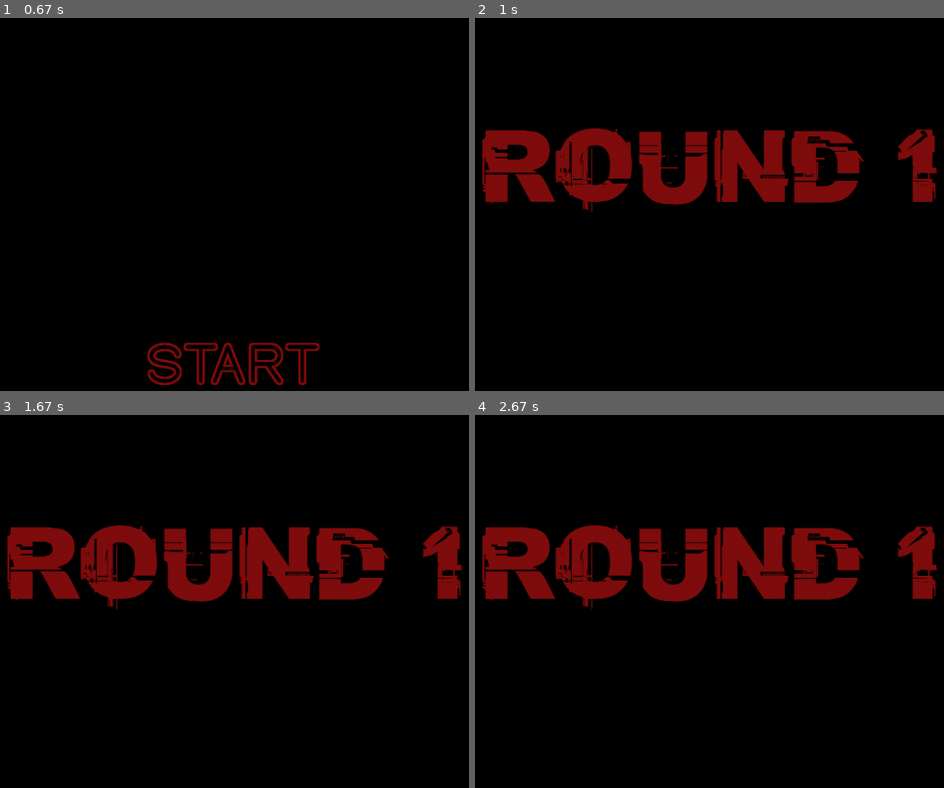
Above: before the commit, frames 1-4 (two rows, left to right).
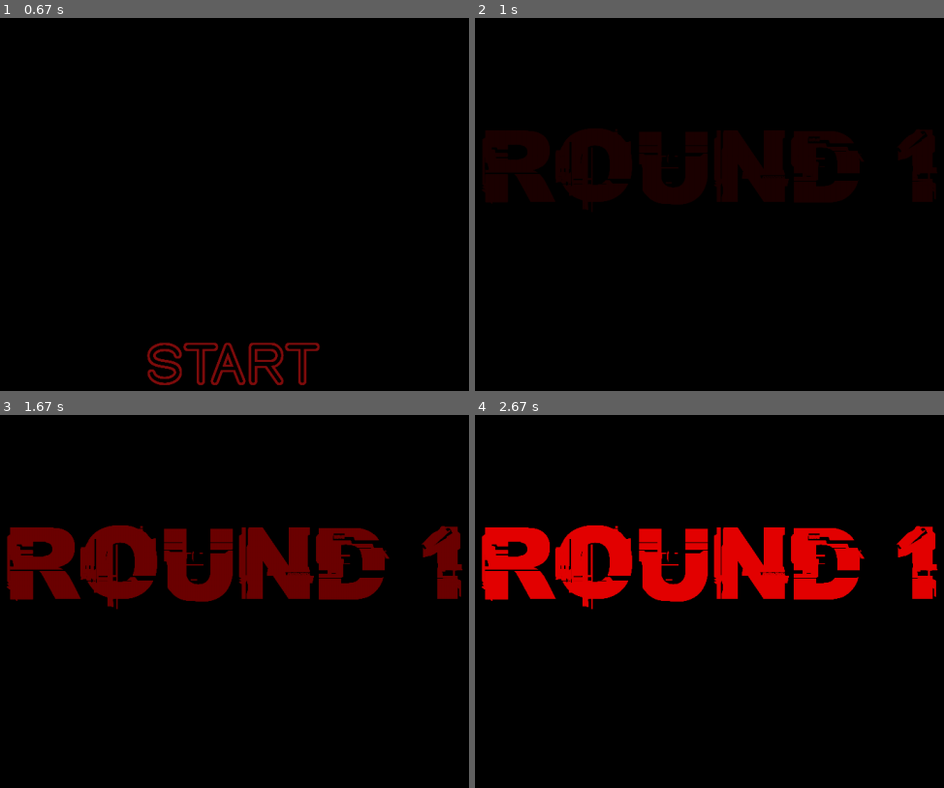
Above: after the commit, the same moments.

Repository: andrebtw/pygamegame
Game: pygame game, started from main.py
Same seed, same stepped clock (60 frames per second), same inputs: the game is played once before the commit and once after it.
Inputs (mouse positions are in pixels of both pictures, inside the frame that each line leads up to):
- Up to frame 1 (0.67 s): click (234, 174) at 0.38 s
- Up to frame 2 (1 s): click "START" at 0.72 s
- Up to frame 3 (1.67 s): no input
- Up to frame 4 (2.67 s): no input

Frame 1 is identical in both runs. In frame 2, 11% of the frame differs, in the area x 1-99%, y 29-53%; in frame 3, 0.6%; in frame 4, 12%.

Commit message:
Made fade in/out effect in the round start font.

Diff:
--- a/game.py
+++ b/game.py
@@ -487,11 +487,15 @@
 
 
 def round_start(round):
+    ### Defining the color ###
+    fading_color = (0, 0, 0)
+    fading_red = 0
+
     ###Defining fonts###
     font_text = pygame.font.Font("files/assets/fonts/CFGlitchCity-Regular.ttf", scale_y(200))
 
     ###Making the texts
-    round_text = font_text.render(f"ROUND {round}", True, red1)
+    round_text = font_text.render(f"ROUND {round}", True, fading_color)
 
     ###Defining fonts positions on the screen###
     start_text_pos = (scale_x(960) - round_text.get_width() // 2, (scale_y(540) - round_text.get_height() // 2))
@@ -499,6 +503,31 @@
     # Displaying the text
     screen.blit(round_text, start_text_pos)
 
+    fading = True
+    frames = 0
+
+    fading_red_add = 2
+
+    while fading:
+        fading_red = fading_red + fading_red_add
+        fading_color = (fading_red, 0, 0)
+        frames = frames + scale_fps(1)
+
+        if frames == 120:
+            fading_red_add = 0
+        if frames == 180:
+            fading_red_add = -2
+
+        if fading_red == 0:
+            screen.fill(black)
+            fading = False
+
+        round_text = font_text.render(f"ROUND {round}", True, fading_color)
+
+        screen.blit(round_text, start_text_pos)
+
+        update()
+        main_clock.tick(fps)
 
 def main_game():
     screen.fill(black)
